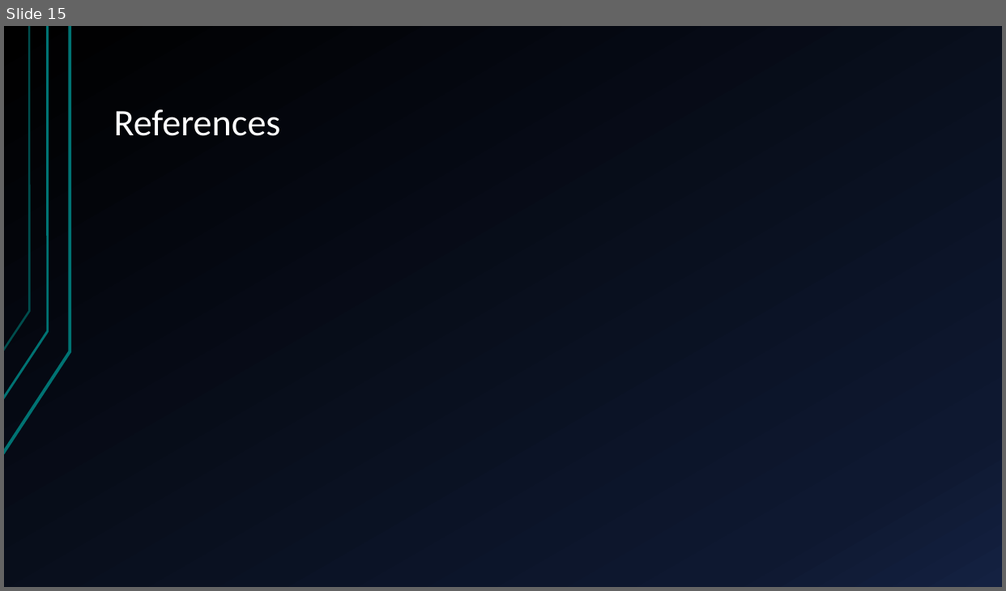
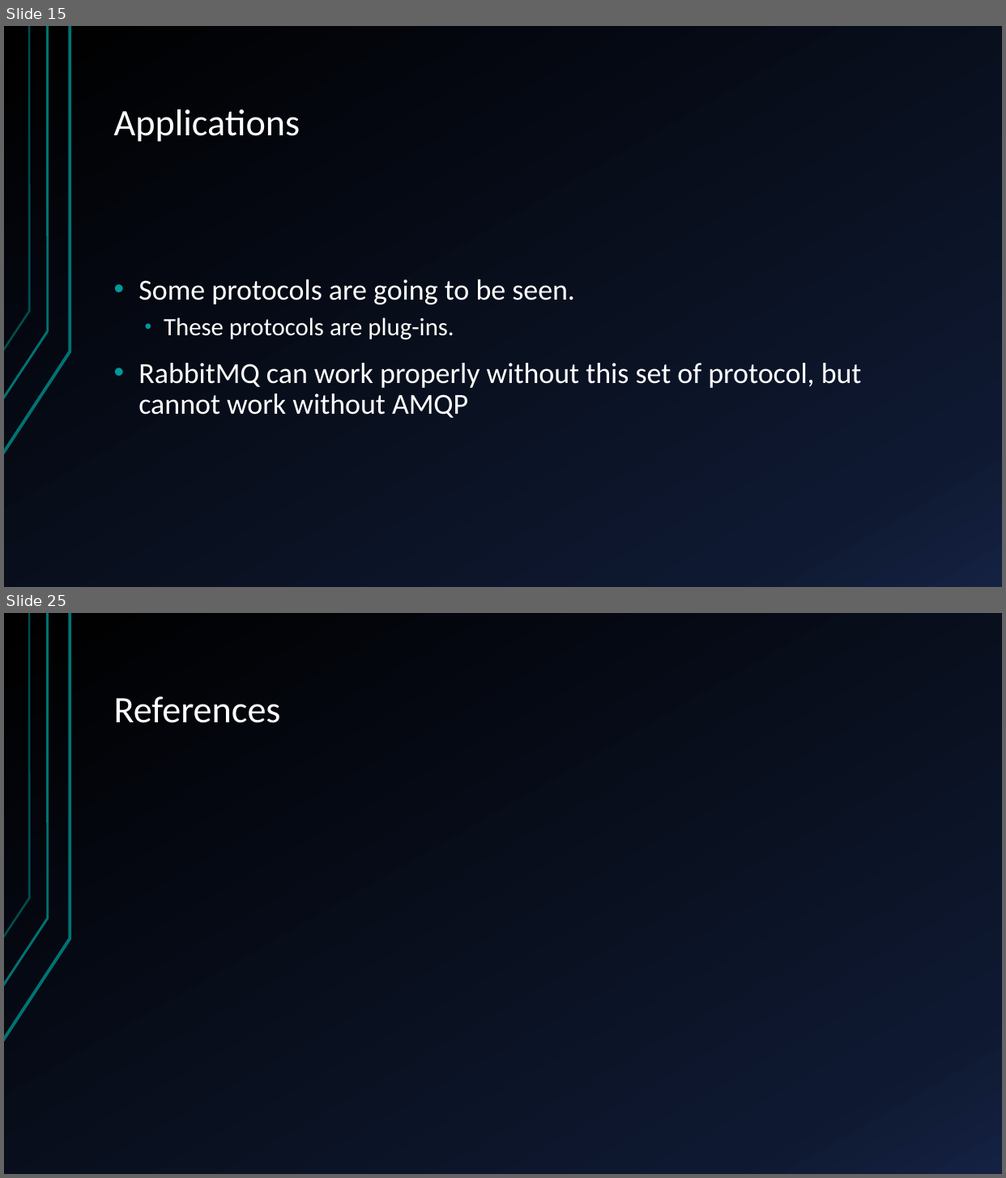
Before and after one commit to marc7666/Distributed-computing-course, a slide deck: Activities/Activity 2/RabbitMQ – components, benefits and application.pptx. Shown one above the other, each under a label of ours: slide 15 before the commit, slides 15 and 25 after it; the slides between them are not shown. The pictures are 1006x591 and 1006x1178 pixels, drawn with LibreOffice and Linux fonts; fonts in the diff are those of the drawing. Boxes give left, top, right and bottom in pixels: in the first picture for what was removed or moved away, otherwise in the second. Text is boxed around its words. In the diff, an @@ line names an element or a change of style, - is before the commit and + after.

```diff
--- a/Activities/Activity 2/RabbitMQ – components, benefits and application.pptx
+++ b/Activities/Activity 2/RabbitMQ – components, benefits and application.pptx
@@ slide 15 added at bbox=[4, 26, 1002, 587], background gradient #000000 to #0F1931 to #142242; not listed: 3 template elements that a slide beside it also shows @@
@@ title added at bbox=[114, 109, 300, 142], 36 pt, text #FFFFFF @@
+Applications
@@ text added at bbox=[138, 280, 862, 418], 28 pt, text #FFFFFF @@
+• Some protocols are going to be seen.
+  • These protocols are plug-ins.
+• RabbitMQ can work properly without this set of protocol, but cannot work without AMQP
@@ what was slide 15 is now slide 25 @@
```
Also in this commit, not shown: 9 slides changed, 13 other slides added, 4 slides removed, 2 other files.
